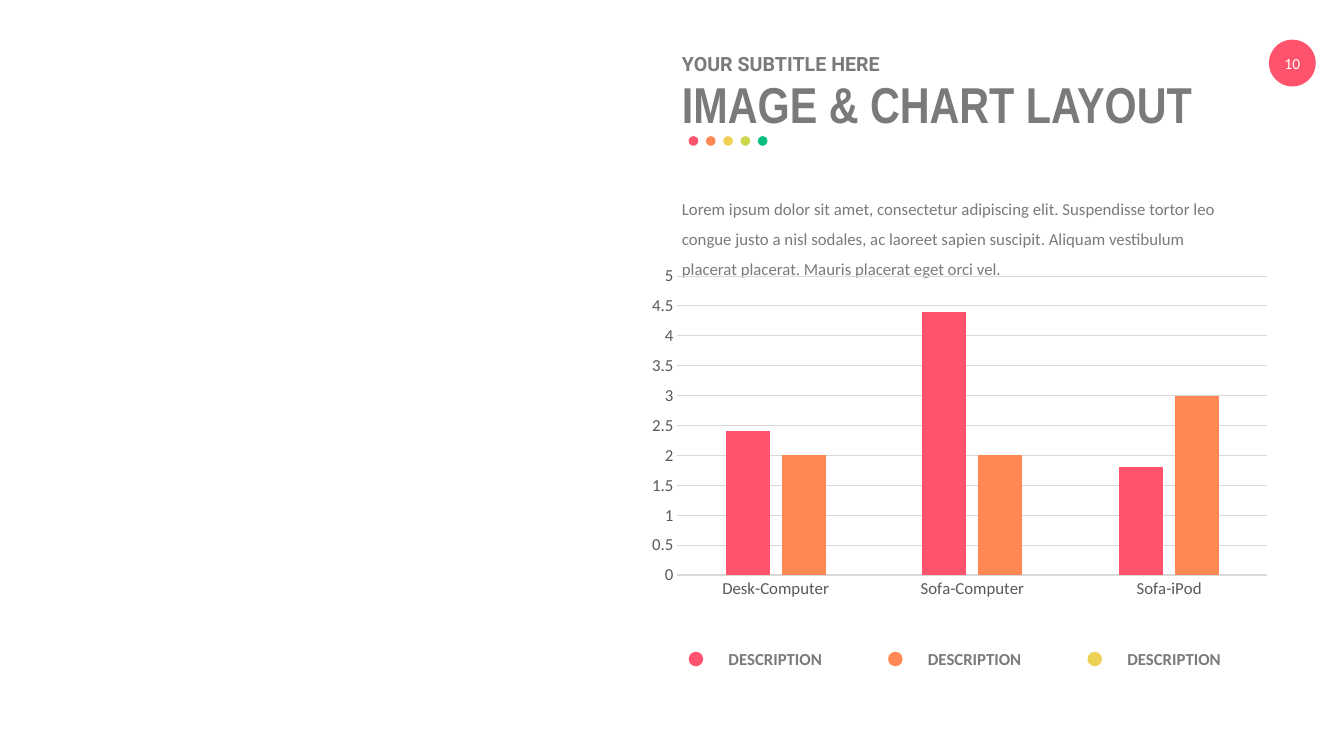
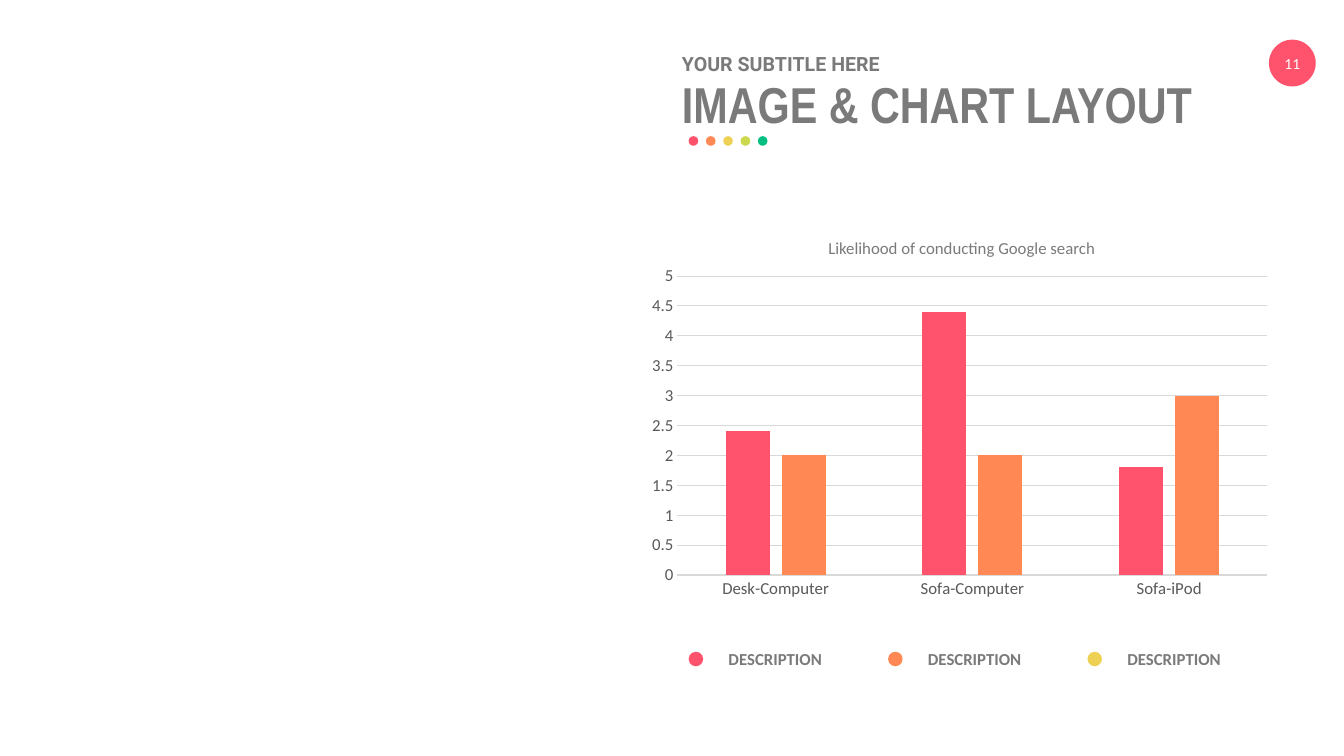
Before and after one commit to eemintz/ResearchML, a slide deck: slide 11 of PresentationEliyahuMintz.pptx (slide 10 before the commit). Drawn at 1344x756 pixels with LibreOffice and Linux fonts; fonts in the diff are those of the drawing. Boxes give left, top, right and bottom in pixels: in the first picture for what was removed or moved away, otherwise in the second. Text is boxed around its words. In the diff, an @@ line names an element or a change of style, - is before the commit and + after.

```diff
--- a/PresentationEliyahuMintz.pptx
+++ b/PresentationEliyahuMintz.pptx
@@ page number at <box>1284,59,1300,69</box>: text changed @@
-10
+11
@@ text at <box>828,242,1094,257</box>: text changed @@
-Lorem ipsum dolor sit amet, consectetur adipiscing elit. Suspendisse tortor leo congue justo a nisl sodales, ac laoreet sapien suscipit. Aliquam vestibulum placerat placerat. Mauris placerat eget orci vel.
+Likelihood of conducting Google search
```
Also in this commit, not shown: 4 other slides changed, 2 slides added, 2 slides removed.
